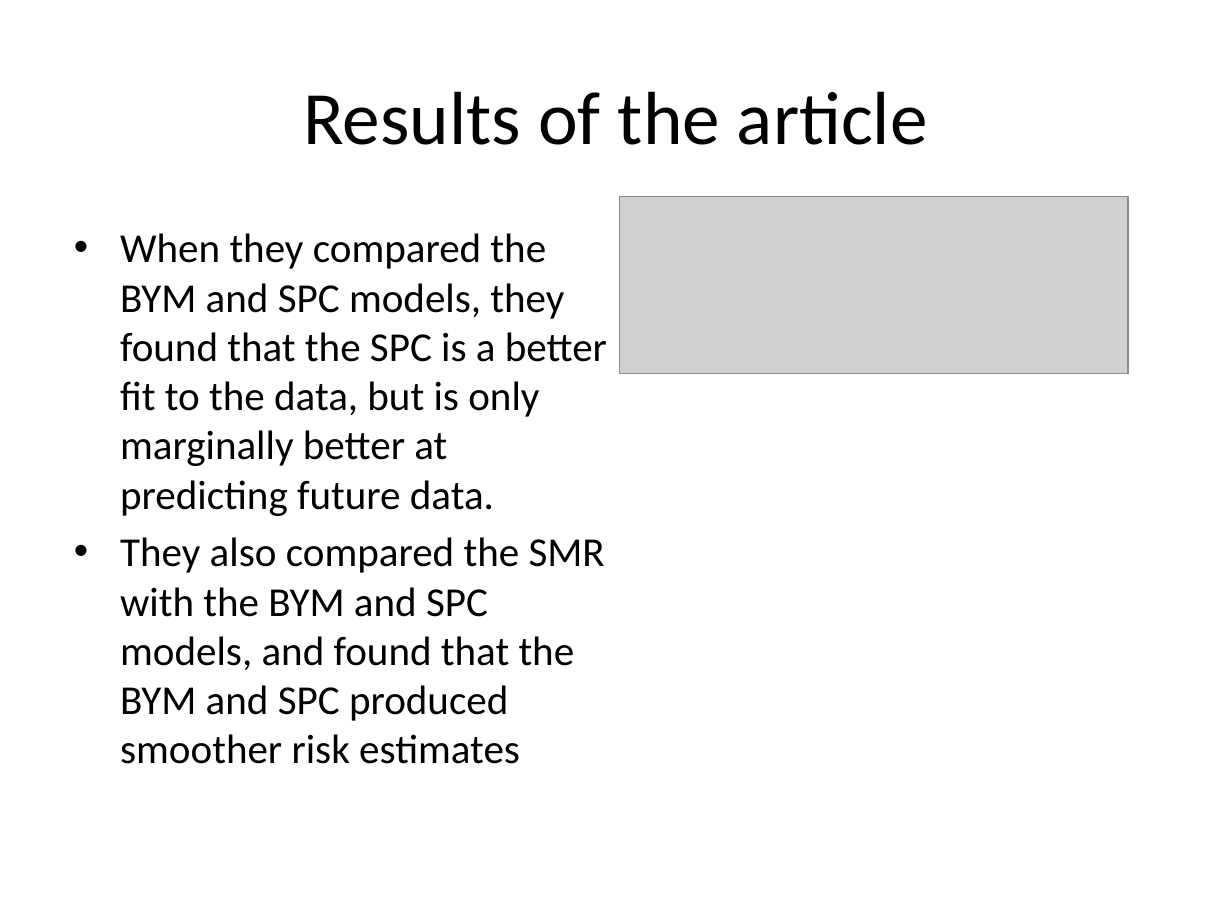
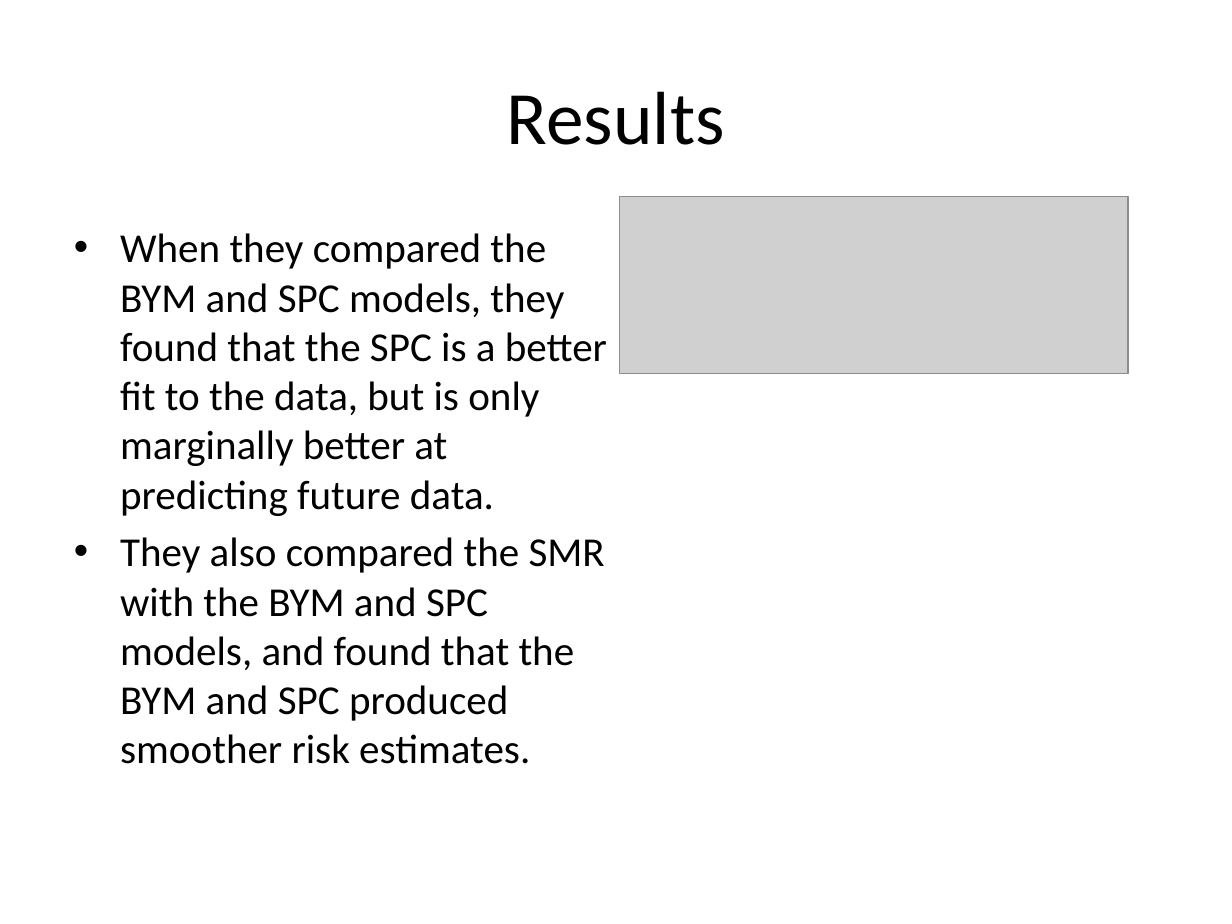
Before and after one commit to mertz2001/stat-inference, a slide deck: slide 10 of Submission/Slides final.pptx (slide 13 before the commit). Drawn at 1232x924 pixels with LibreOffice and Linux fonts; fonts in the diff are those of the drawing; grey boxes stand for pictures. Boxes give left, top, right and bottom in pixels: in the first picture for what was removed or moved away, otherwise in the second. Text is boxed around its words. In the diff, an @@ line names an element or a change of style, - is before the commit and + after.

```diff
--- a/Submission/Slides final.pptx
+++ b/Submission/Slides final.pptx
@@ title at [507, 91, 725, 145]: text changed @@
-Results of the article
+Results
@@ text at [120, 537, 605, 764]: text changed @@
-• They also compared the SMR with the BYM and SPC models, and found that the BYM and SPC produced smoother risk estimates
+• They also compared the SMR with the BYM and SPC models, and found that the BYM and SPC produced smoother risk estimates.
```
Also in this commit, not shown: 6 other slides changed, 1 other file.
